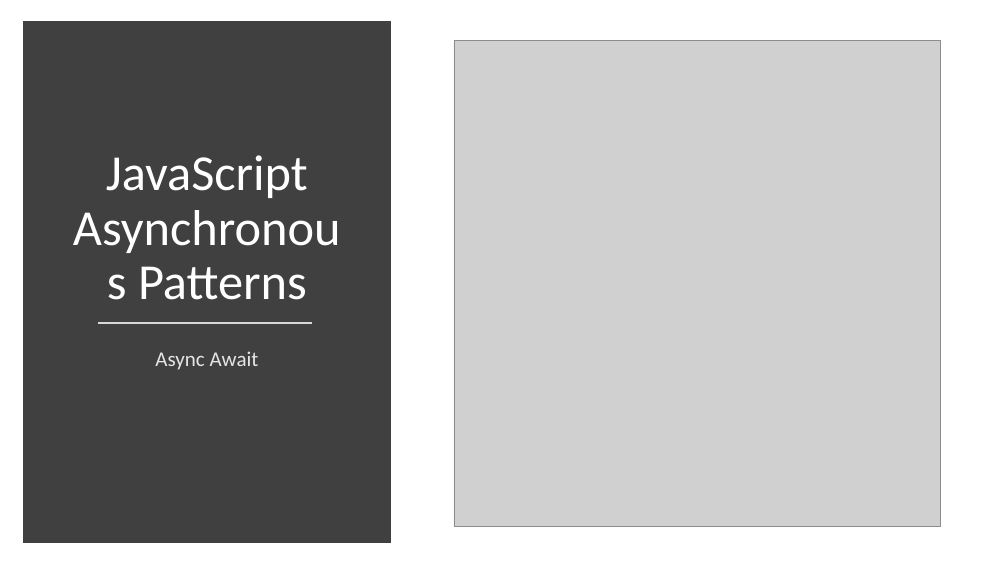
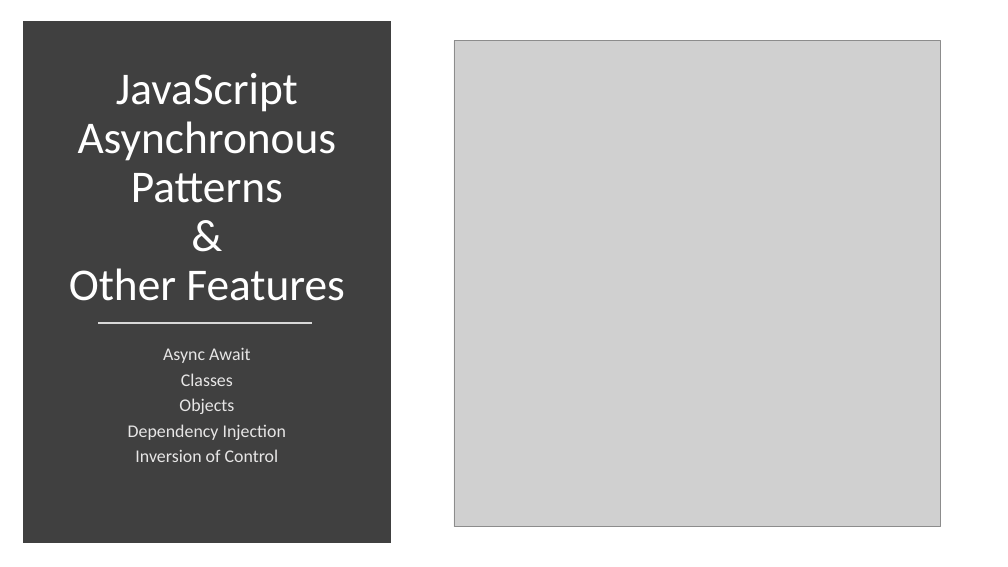
Before and after one commit to diarmuidoconnor/ewd-module-2025, a slide deck: slide 1 of topic09/talk-2/Promises.pptx. Drawn at 1008x567 pixels with LibreOffice and Linux fonts; fonts in the diff are those of the drawing; grey boxes stand for pictures. Boxes give left, top, right and bottom in pixels: in the first picture for what was removed or moved away, otherwise in the second. Text is boxed around its words. In the diff, an @@ line names an element or a change of style, - is before the commit and + after.

```diff
--- a/topic09/talk-2/Promises.pptx
+++ b/topic09/talk-2/Promises.pptx
@@ title at (69, 73, 344, 301): text changed; size 48 to 43.2 pt @@
-JavaScript Asynchronous Patterns
+JavaScript Asynchronous Patterns
+&
+Other Features
@@ subtitle at (163, 348, 251, 363): size 20 to 17 pt in "Async Await"; line spacing 0.9 to 0.7 @@
@@ subtitle at (128, 373, 286, 462): paragraphs added @@
+Classes
+Objects
+Dependency Injection
+Inversion of Control
```
Also in this commit, not shown: 2 other slides changed, 6 slides removed, 45 other files.
